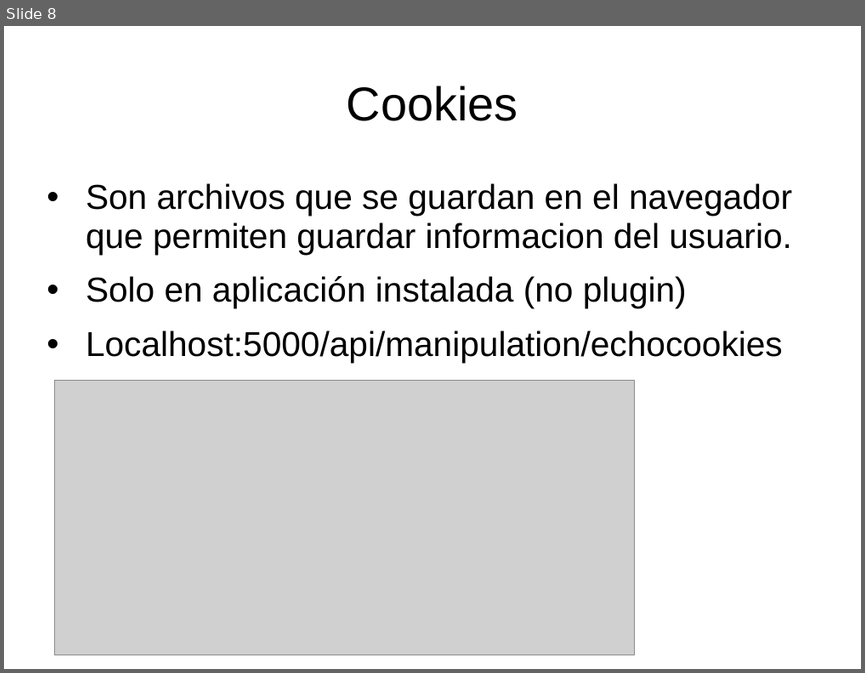
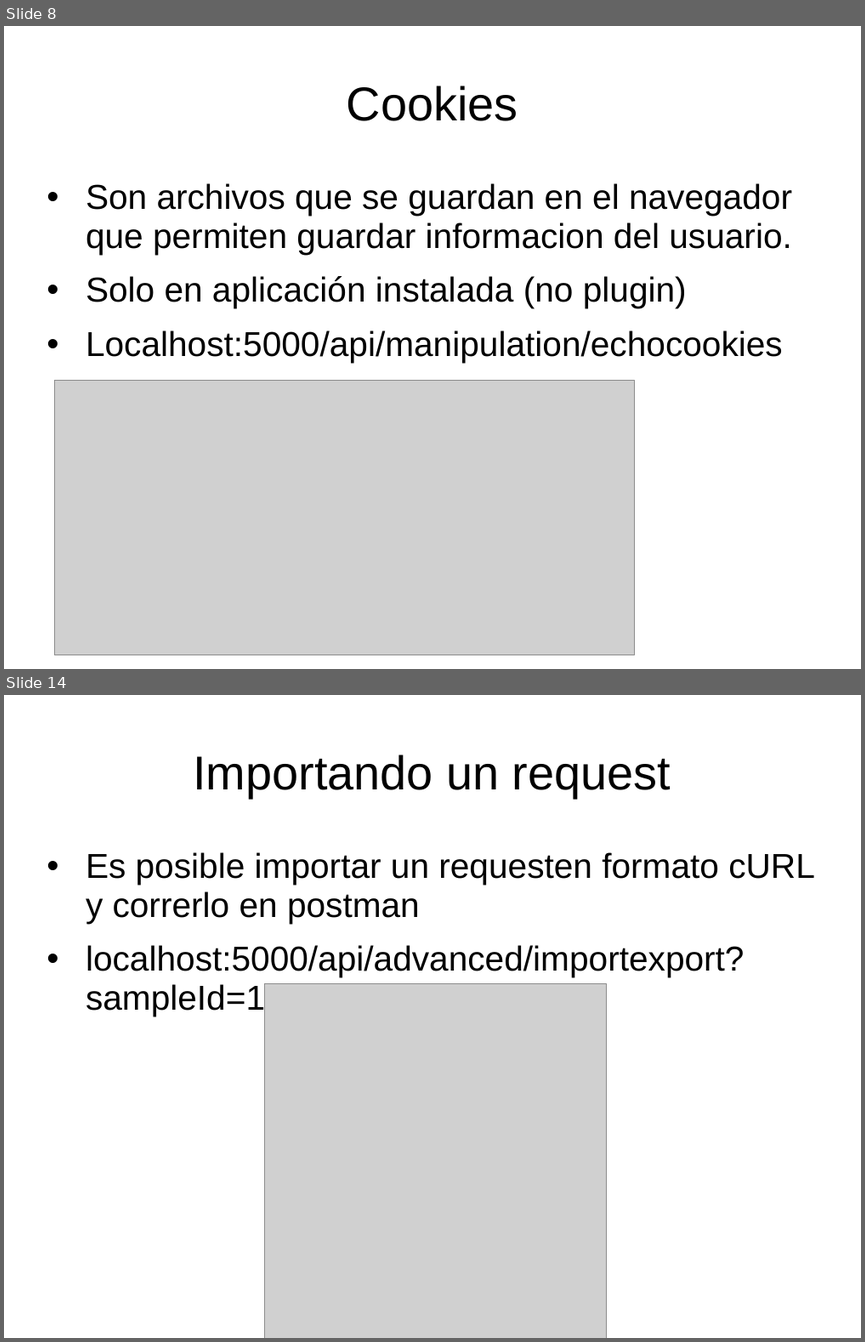
Before and after one commit to luisgepeto/PostmanCourse, a slide deck: Presentacion.ppt. Shown one above the other, each under a label of ours: slide 8 before the commit, slides 8 and 14 after it; the slides between them are not shown. The pictures are 865x673 and 865x1342 pixels, drawn with LibreOffice and Linux fonts; fonts in the diff are those of the drawing; grey boxes stand for pictures. Boxes give left, top, right and bottom in pixels: in the first picture for what was removed or moved away, otherwise in the second. Text is boxed around its words. In the diff, an @@ line names an element or a change of style, - is before the commit and + after.

```diff
--- a/Presentacion.ppt
+++ b/Presentacion.ppt
@@ slide 14 added at [4, 695, 861, 1338], background #FFFFFF @@
@@ title added at [193, 755, 670, 798], 44 pt, text #000000 @@
+Importando un request
@@ text added at [86, 852, 815, 1015], 32 pt, text #000000 @@
+• Es posible importar un requesten formato cURL y correrlo en postman
+• localhost:5000/api/advanced/importexport?sampleId=10
@@ picture added at [264, 984, 607, 1338] @@
```
Also in this commit, not shown: 2 slides changed, 5 other slides added, 1 slide removed, 4 other files.
